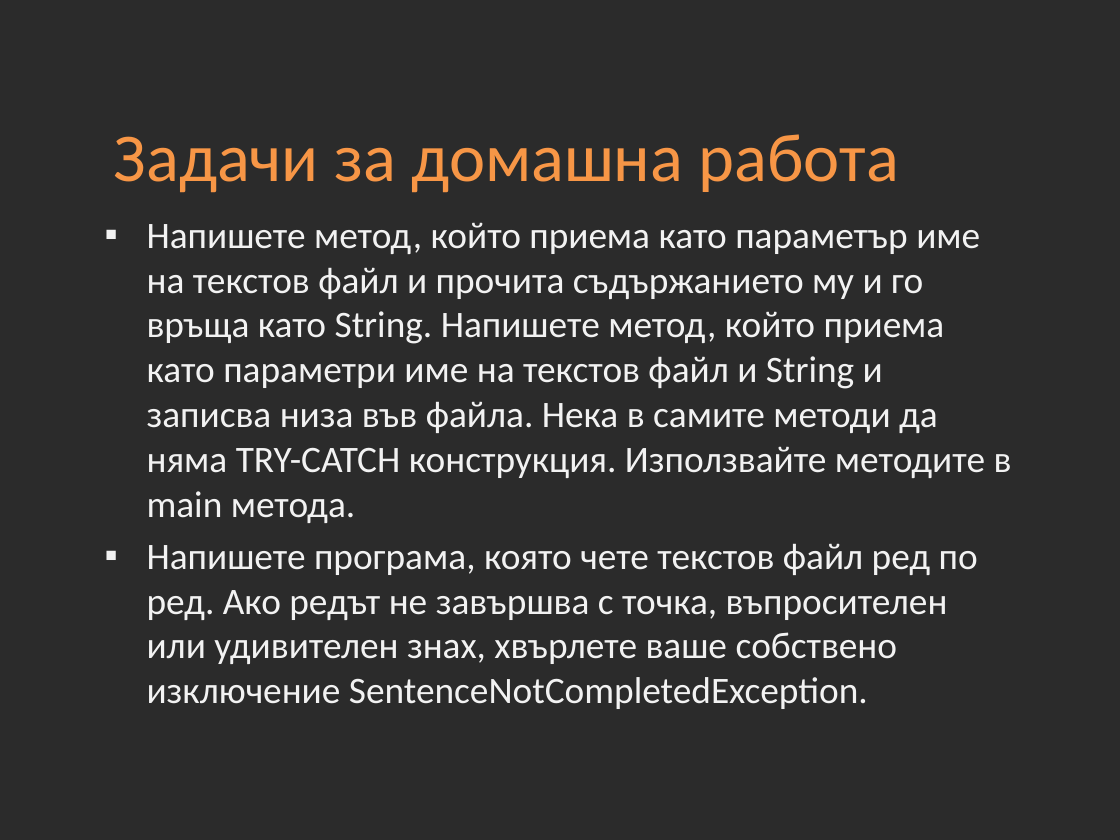
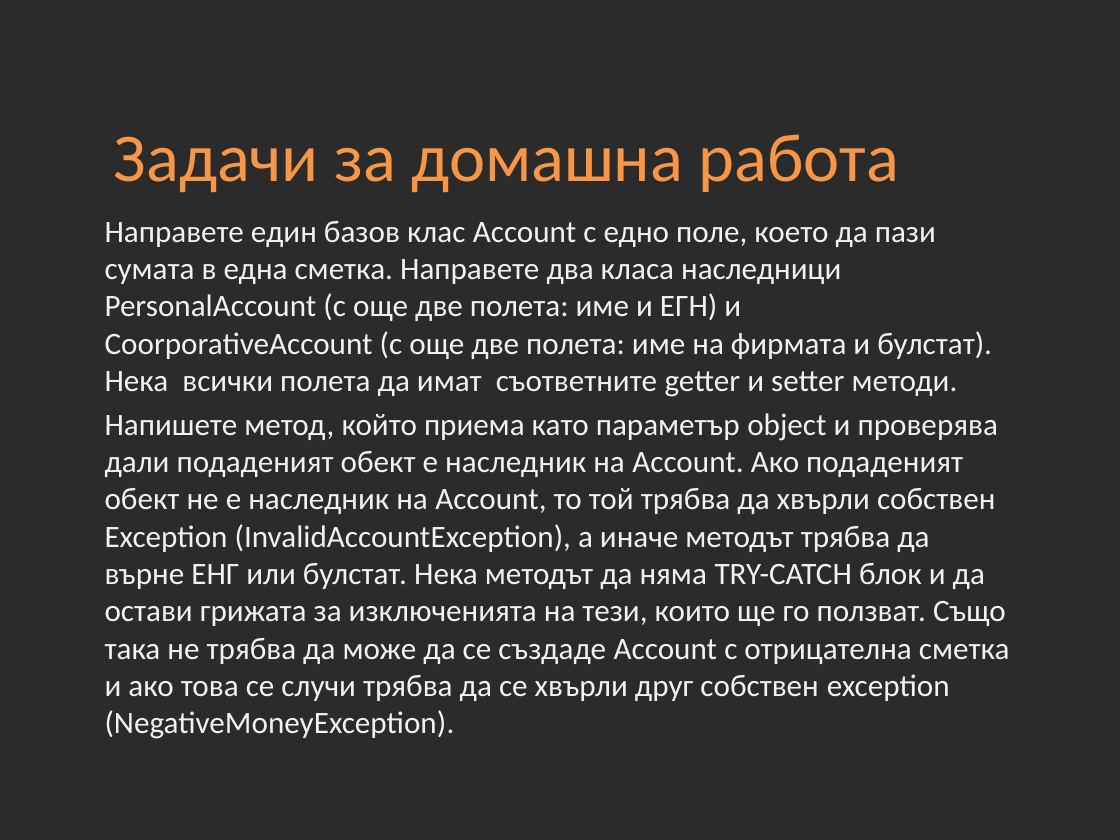
Before and after one commit to Academy-Soft-Intellect/Java-Course, a slide deck: slide 28 of 08-Exceptions.pptx. Drawn at 1120x840 pixels with LibreOffice and Linux fonts; fonts in the diff are those of the drawing; background and template pictures are left out; a plain dark background stands for a picture behind light text. Boxes give left, top, right and bottom in pixels: in the first picture for what was removed or moved away, otherwise in the second. Text is boxed around its words. In the diff, an @@ line names an element or a change of style, - is before the commit and + after.

```diff
--- a/08-Exceptions.pptx
+++ b/08-Exceptions.pptx
@@ text at (105,221,1010,739): text changed; size 24 to 20 pt @@
-▪ Напишете метод, който приема като параметър име на текстов файл и прочита съдържанието му и го връща като String. Напишете метод, който приема като параметри име на текстов файл и String и записва низa във файла. Нека в самите методи да няма TRY-CATCH конструкция. Използвайте методите в main метода.
-▪ Напишете програма, която чете текстов файл ред по ред. Ако редът не завършва с точка, въпросителен или удивителен знах, хвърлете ваше собствено изключение SentenceNotCompletedException.
+Направете един базов клас Account с едно поле, което да пази сумата в една сметка. Направете два класа наследници PersonalAccount (с още две полета: име и ЕГН) и CoorporativeAccount (с още две полета: име на фирмата и булстат). Нека всички полета да имат съответните getter и setter методи.
+Напишете метод, който приема като параметър object и проверява дали подаденият обект е наследник на Account. Ако подаденият обект не е наследник на Account, то той трябва да хвърли собствен Exception (InvalidAccountException), а иначе методът трябва да върне ЕНГ или булстат. Нека методът да няма TRY-CATCH блок и да остави грижата за изключенията на тези, които ще го ползват. Също така не трябва да може да се създаде Account с отрицателна сметка и ако това се случи трябва да се хвърли друг собствен exception (NegativeMoneyException).
```
Also in this commit, not shown: 2 other slides changed.
